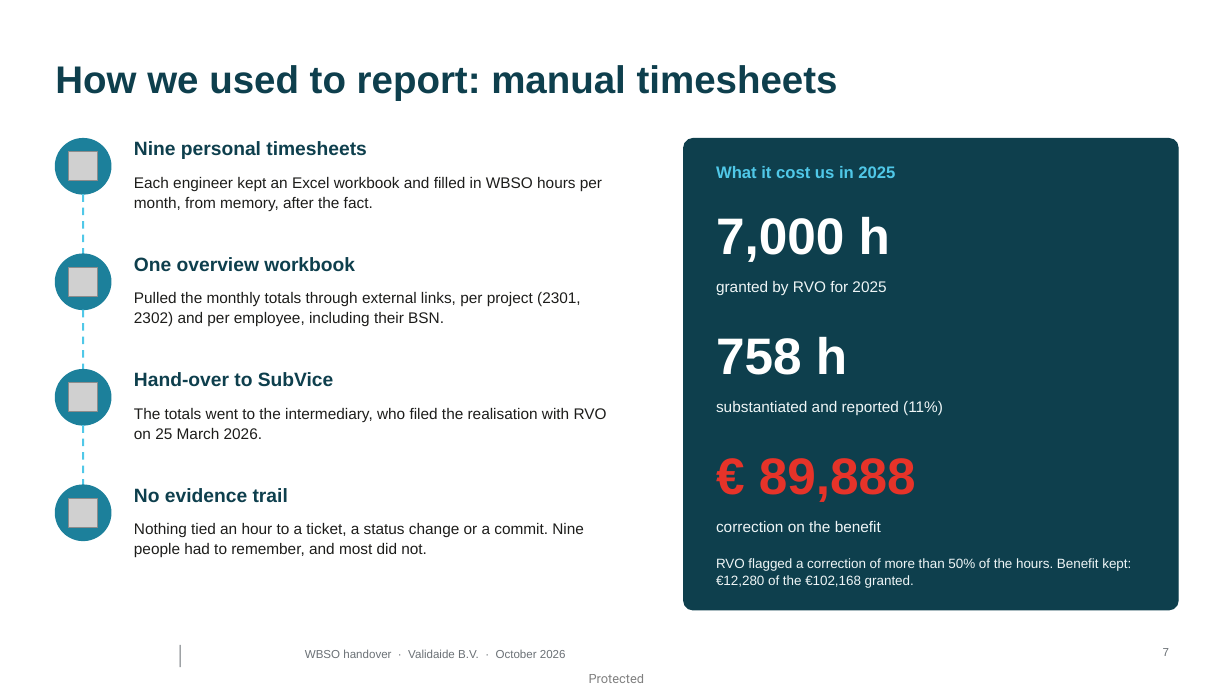
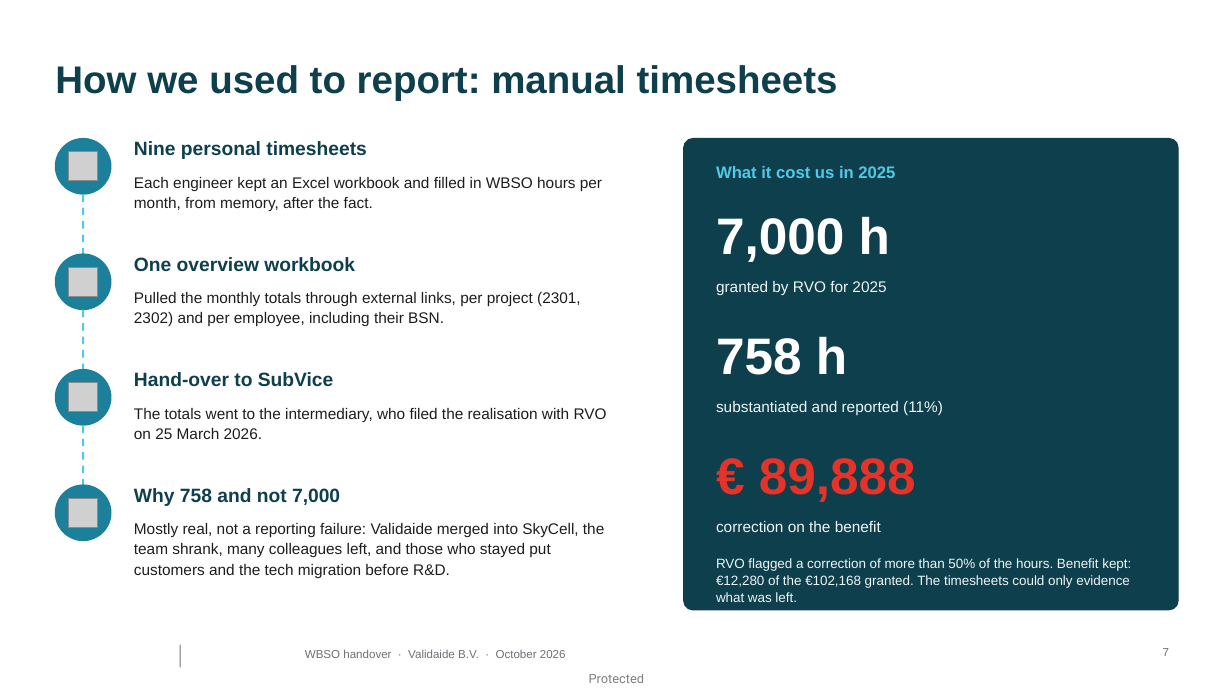
Before and after one commit to validaide-gianluigi-disconzi/reporting-utils, a slide deck: slide 7 of wbso/docs/WBSO_handover.pptx. Drawn at 1232x693 pixels with LibreOffice and Linux fonts; fonts in the diff are those of the drawing; grey boxes stand for pictures; background and template pictures are left out. Boxes give left, top, right and bottom in pixels: in the first picture for what was removed or moved away, otherwise in the second. Text is boxed around its words. In the diff, an @@ line names an element or a change of style, - is before the commit and + after.

```diff
--- a/wbso/docs/WBSO_handover.pptx
+++ b/wbso/docs/WBSO_handover.pptx
@@ text at [134, 488, 340, 506]: text changed @@
-No evidence trail
+Why 758 and not 7,000
@@ text at [134, 523, 604, 578]: text changed @@
-Nothing tied an hour to a ticket, a status change or a commit. Nine people had to remember, and most did not.
+Mostly real, not a reporting failure: Validaide merged into SkyCell, the team shrank, many colleagues left, and those who stayed put customers and the tech migration before R&D.
@@ text at [716, 558, 1131, 602]: text changed @@
-RVO flagged a correction of more than 50% of the hours. Benefit kept: €12,280 of the €102,168 granted.
+RVO flagged a correction of more than 50% of the hours. Benefit kept: €12,280 of the €102,168 granted. The timesheets could only evidence what was left.
```
Also in this commit, not shown: 6 other slides changed, 2 other files.
